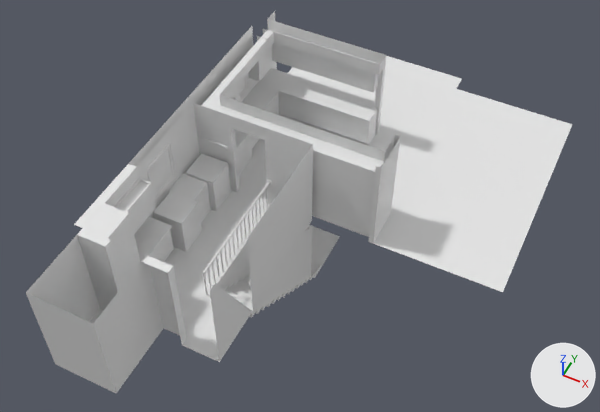
An edit to the Blender file house1/house1.blend, drawn before and after from the same camera.
Rendered twice from a 50 mm lens placed at (6.83, -8.71, 14.45), pointed at (1.13, 2.68, 0.21). Every picture has the same lights, and +X, +Y and +Z are marked at lower right.

The first picture shows 'Cube', 'Dryer', 'Hanging south', 'House interior', 'Kitchen west', 'Left of oven.001', 'Oven', 'Sink cabinet laundry', 'Washer'.
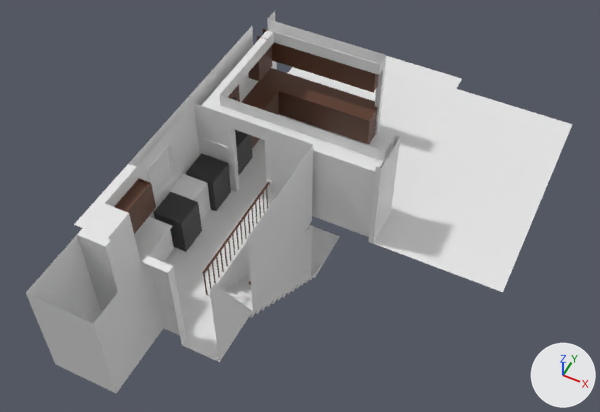
Location of each change, (x1, y1, x2, y2) in pixels of the pictures (600 x 412 px):
```json
{"object": "Left of oven.001", "change": "recoloured", "before": [242, 68, 378, 148], "after": [242, 68, 378, 148], "on screen": "grey to brown"}
{"object": "Kitchen west", "change": "recoloured", "before": [257, 29, 379, 93], "after": [257, 29, 379, 93], "on screen": "grey to brown"}
{"object": "Dryer", "change": "recoloured", "before": [153, 192, 202, 252], "after": [153, 192, 202, 252], "on screen": "grey to black"}
{"object": "Washer", "change": "recoloured", "before": [186, 153, 231, 211], "after": [186, 153, 231, 211], "on screen": "grey to black"}
{"object": "Oven", "change": "recoloured", "before": [235, 130, 252, 175], "after": [235, 130, 252, 175], "on screen": "grey to black"}
{"object": "Cube", "change": "recoloured", "before": [248, 45, 272, 81], "after": [248, 45, 272, 81], "on screen": "grey to brown"}
{"part": 1, "of": "me_cube_008", "change": "recoloured", "before": [114, 178, 156, 234], "after": [114, 178, 156, 234], "on screen": "grey to brown"}
```

The change, as JSON lines over the scene's bpy script:
```json
{"op": "add", "block": "mat_shiny_appliance", "code": ["mat_shiny_appliance = principled_material('Shiny appliance')", "mat_shiny_appliance.base_color = (0.0337, 0.0337, 0.0337)  # black #333333"]}
{"op": "add", "block": "mat_material_003", "code": ["mat_material_003 = principled_material('Material.003')", "mat_material_003.base_color = (0.112, 0.0437, 0.0222)  # brown #5e3b29"]}
{"block": "me_cube_002", "where": "me_cube_002.from_pydata(...)  # 8 vertices, 6 faces; spans x -0.386..0.386, y -0.318..0.318, z 0.0..0.828"}
{"op": "add", "block": "me_cube_002", "code": "me_cube_002.materials.append(mat_shiny_appliance)  # black #333333"}
{"block": "me_cube_001", "where": "me_cube_001.from_pydata(...)  # 8 vertices, 6 faces; spans x -0.386..0.386, y -0.318..0.318, z 0.0..0.828"}
{"op": "add", "block": "me_cube_001", "code": "me_cube_001.materials.append(mat_shiny_appliance)  # black #333333"}
{"block": "me_cube_008", "where": "# used by ob_hanging_south; location = (-1.42, -0.16, 1.71); scale = (0.326, 0.658, 0.491)"}
{"op": "remove", "block": "me_cube_008", "code": "me_cube_008.from_pydata(...)  # 16 vertices, 14 faces; spans x 0.0..0.94, y -0.83..0.83, z -0.78..0.78"}
{"op": "add", "block": "me_cube_008", "code": "me_cube_008.from_pydata(...)  # 16 vertices, 13 faces; spans x 0.0..0.94, y -0.83..0.83, z -0.78..0.78"}
{"block": "me_cube_008", "change": "me_cube_008 part 1: 13 faces spanning x 0.0..0.94, y -0.83..0.83, z -0.78..0.78 switch from no material to mat_material_003 (brown #5e3b29)"}
{"block": "me_cube_015", "where": "me_cube_015.from_pydata(...)  # 28 vertices, 24 faces; spans x -0.317..0.317, y -0.105..0.105, z -0.504..0.504"}
{"op": "add", "block": "me_cube_015", "code": "me_cube_015.materials.append(mat_material_003)  # brown #5e3b29"}
{"block": "me_cube_007", "where": "me_cube_007.from_pydata(...)  # 20 vertices, 12 faces; spans x -2.29..0.83, y -0.25..0.25, z -0.33..0.33"}
{"op": "add", "block": "me_cube_007", "code": "me_cube_007.materials.append(mat_material_003)  # brown #5e3b29"}
{"block": "me_cube_013", "where": "me_cube_013.from_pydata(...)  # 52 vertices, 39 faces; spans x -2.44..0.0, y -0.31..3.43, z 0.0..1.57"}
{"op": "add", "block": "me_cube_013", "code": "me_cube_013.materials.append(mat_material_003)  # brown #5e3b29"}
{"block": "me_cube_012", "where": "me_cube_012.from_pydata(...)  # 16 vertices, 14 faces; spans x -0.4..0.4, y -0.319..0.319, z -0.458..0.741"}
{"op": "add", "block": "me_cube_012", "code": "me_cube_012.materials.append(mat_shiny_appliance)  # black #333333"}
```
